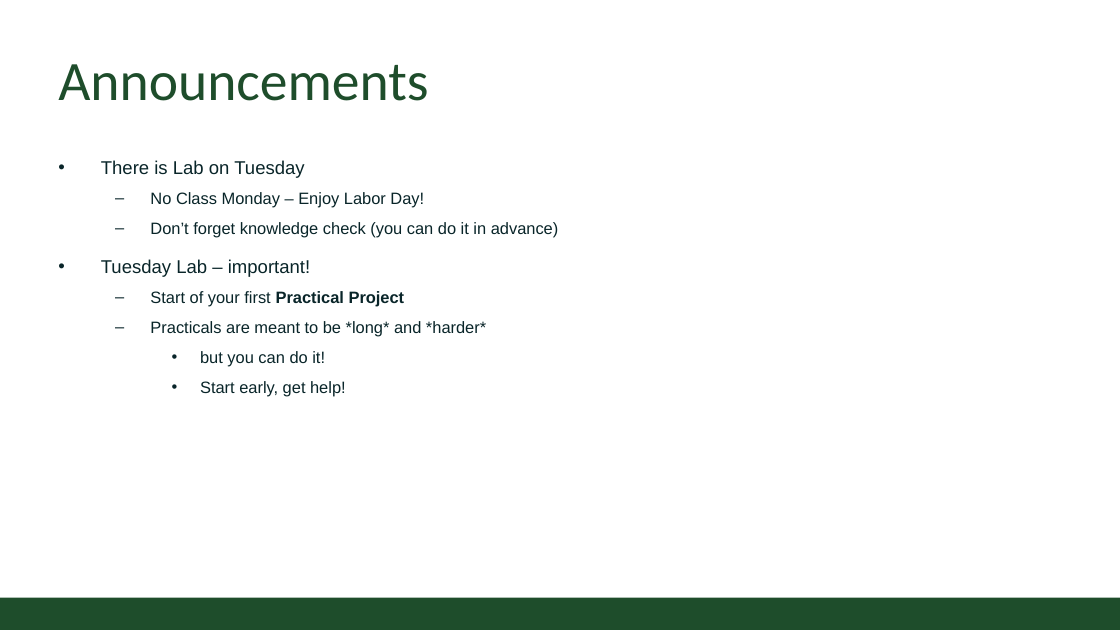
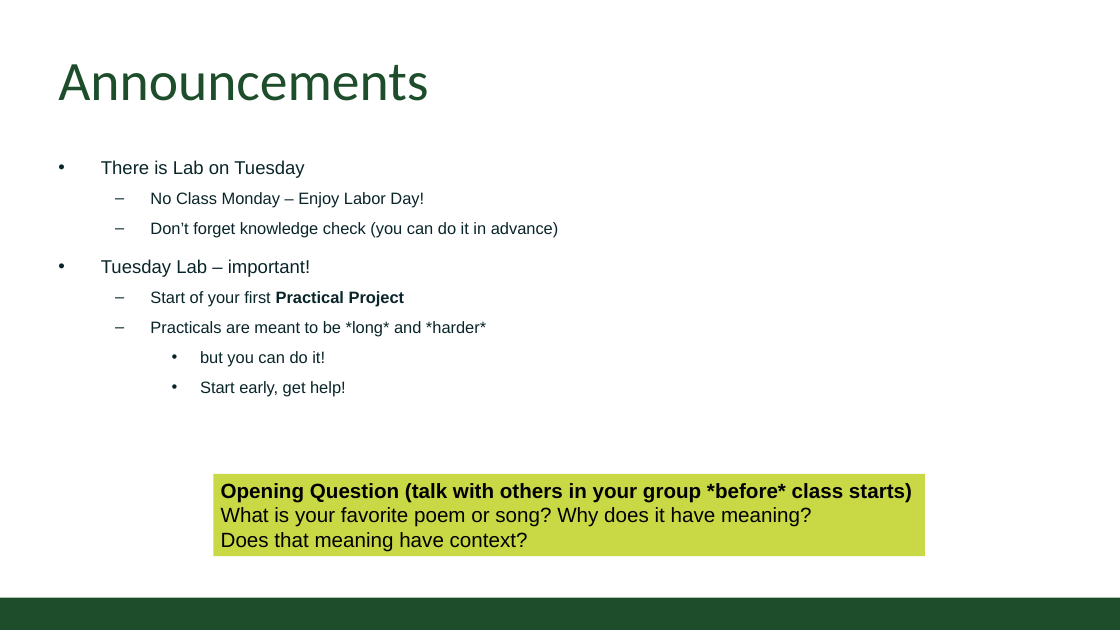
Before and after one commit to CSU-CompSci-CS163-4/Handouts, a slide deck: slide 2 of slides/On-Campus/02_03_CharactersAndStrings.pptx. Drawn at 1120x630 pixels with LibreOffice and Linux fonts; fonts in the diff are those of the drawing; background and template pictures are left out. Boxes give left, top, right and bottom in pixels: in the first picture for what was removed or moved away, otherwise in the second. Text is boxed around its words. In the diff, an @@ line names an element or a change of style, - is before the commit and + after.

```diff
--- a/slides/On-Campus/02_03_CharactersAndStrings.pptx
+++ b/slides/On-Campus/02_03_CharactersAndStrings.pptx
@@ rectangle added at (213, 474, 925, 556), fill #C9D845, 20 pt, text #000000 @@
+Opening Question (talk with others in your group *before* class starts)
+What is your favorite poem or song? Why does it have meaning?
+Does that meaning have context?
```
Also in this commit, not shown: 4 other slides changed.
